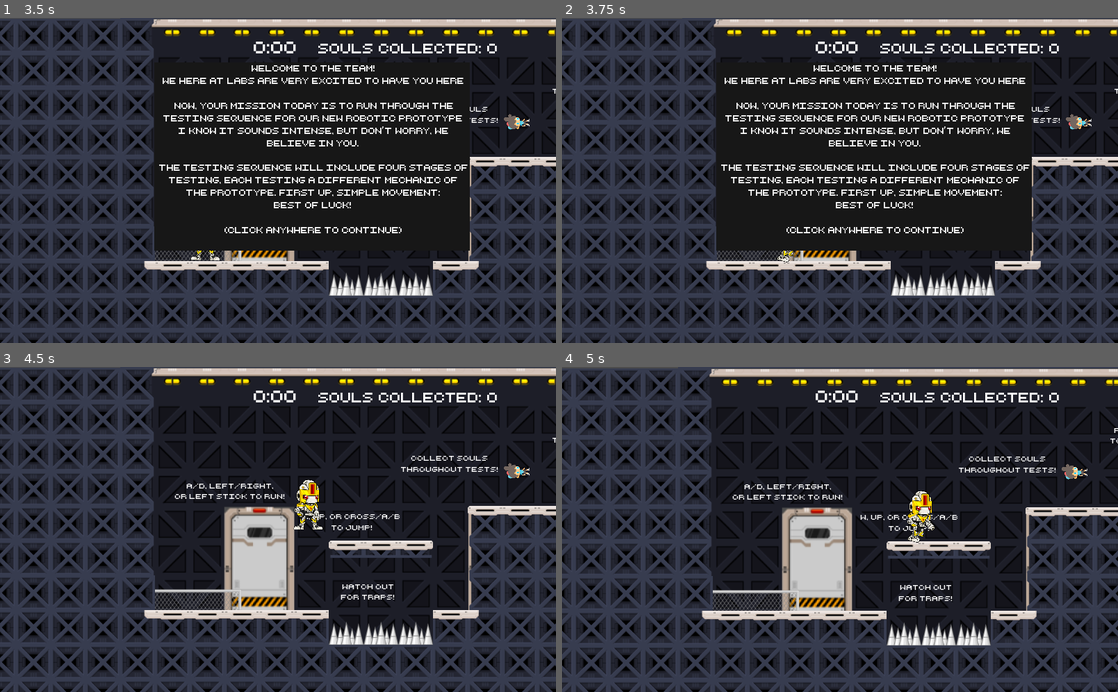
Above: before the commit, frames 1-4 (two rows, left to right).
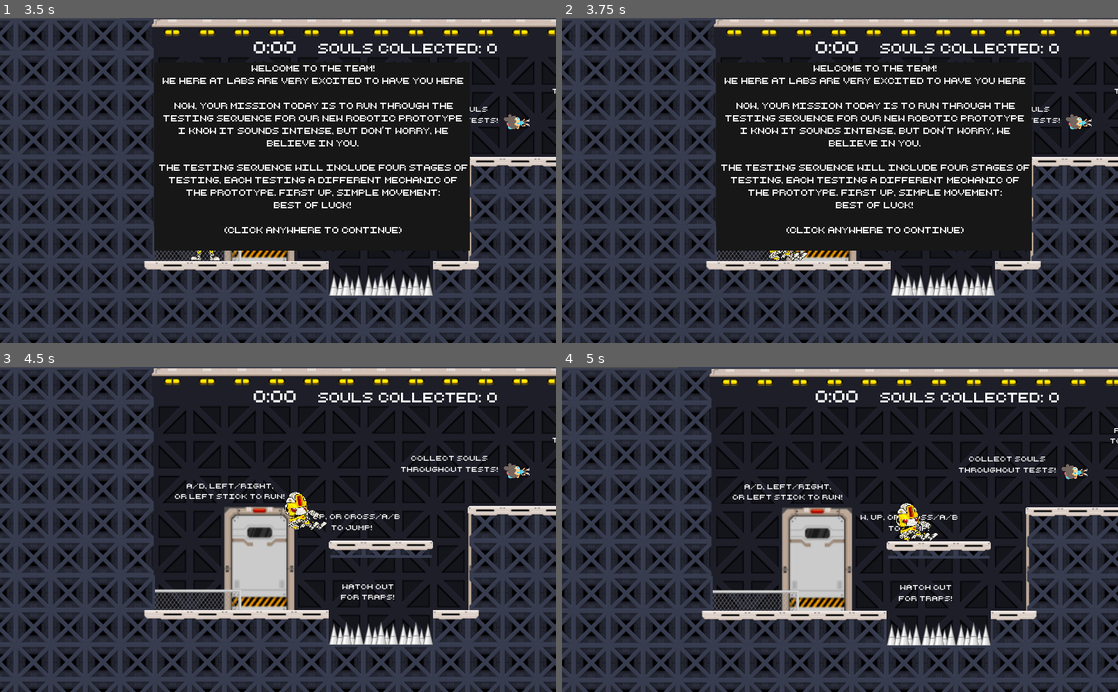
Above: after the commit, the same moments.

Repository: astafford2/LABS-PlatformerExperiment
Game: Godot game, scene res://src/TitleScreen.tscn
Two runs of this game, one before a commit and one after it. Both use one fixed random seed, a clock stepped at 60 frames per second and the inputs below.
Inputs:
- Up to frame 1 (3.5 s): hold Right (move_right) 0.53-2.03 s; tap Space (melee) at 0.6, 1.55, 2.1 s; tap Up (jump) at 0.77, 1.52 s; tap Ctrl (slide) at 0.8, 1.35, 2.3 s; hold Left (move_left) 2.03-2.75 s; click "BEGIN" at 2.75 s
- Up to frame 2 (3.75 s): tap Enter at 3.5 s; hold Right (move_right) from 3.53 s (still down); tap Ctrl (slide) at 3.6 s
- Up to frame 3 (4.5 s): keep holding Right (move_right); tap Up (jump) at 3.77 s; tap Space (melee) at 3.8, 4.35 s; tap Escape (congrats_continue) at 4.25 s
- Up to frame 4 (5 s): keep holding Right (move_right); tap Up (jump) at 4.52 s; tap Ctrl (slide) at 4.55 s

Frame 1 is identical in both runs. In frame 2, 0.2% of the frame differs, in the area x 37-45%, y 71-76%; in frame 3, 0.7%; in frame 4, 0.7%, in the area x 60-68%, y 38-55%.
Error in both runs: Invalid operands 'RID' and 'int' in operator '=='. (res://src/Level-1.gd:104)

Commit message:
Play slide animation when input pressed
also return to previous animation once finished

Diff:
--- a/project/src/Player.gd
+++ b/project/src/Player.gd
@@ -46,10 +46,10 @@
 	_velocity.y += GRAVITY * delta
 
 	if melee_enabled and Input.is_action_just_pressed("melee"):
-		attack_melee(player_sprite.animation  if player_sprite.animation != "melee" else "idle")
+		attack_melee(player_sprite.animation if player_sprite.animation != "melee" else "idle")
 
 	if projectile_enabled and Input.is_action_just_pressed("projectile"):
-		attack_projectile(player_sprite.animation  if player_sprite.animation != "projectile" else "idle")
+		attack_projectile(player_sprite.animation if player_sprite.animation != "projectile" else "idle")
 
 	if Input.is_action_pressed("move_right"):
 		player_sprite.flip_h = false
@@ -66,9 +66,14 @@
 	else:
 		_velocity.x = 0
 
+	if Input.is_action_just_pressed("slide"):
+		player_slide(player_sprite.animation if player_sprite.animation != "slide" else "idle")
+
 	if player_sprite.animation == "melee":
 		pass
 	elif player_sprite.animation == "projectile":
+		pass
+	elif player_sprite.animation == "slide":
 		pass
 	elif is_on_floor():
 		player_sprite.animation = "run" if abs(_velocity.x) > 0 else "idle"
@@ -95,6 +100,12 @@
 	_velocity = move_and_slide(_velocity, Vector2.UP)
 
 
+func player_slide(current_anim):
+	prev_anim = current_anim
+	player_sprite.animation = "slide"
+	player_sprite.play()
+
+
 func attack_melee(current_anim):
 	prev_anim = current_anim
 	current_melee_collision.disabled = false
@@ -119,6 +130,8 @@
 		melee_collision_left.disabled = true
 		melee_collision_right.disabled = true
 	if player_sprite.animation == "projectile":
+		player_sprite.animation = prev_anim
+	if player_sprite.animation == "slide":
 		player_sprite.animation = prev_anim
 
 
--- a/project/src/Player.tscn
+++ b/project/src/Player.tscn
@@ -133,7 +133,7 @@
 [node name="AnimatedSprite" type="AnimatedSprite" parent="."]
 scale = Vector2( 0.2, 0.2 )
 frames = SubResource( 1 )
-animation = "slide"
+animation = "idle"
 
 [node name="PlayerShape" type="CollisionShape2D" parent="."]
 position = Vector2( -4.48985, 2.24493 )
--- a/project/src/Testing.tscn
+++ b/project/src/Testing.tscn
@@ -926,7 +926,7 @@
 [node name="Floor" type="TileMap" parent="."]
 tile_set = SubResource( 22 )
 format = 1
-tile_data = PoolIntArray( -131072, 17, 0, -131071, 17, 0, -1 …(2250 unchanged characters)… , 524286, 17, 0, 524287, 18, 0, 458773, 17, 0, 458803, 16, 0, 458804, 17, 0, 45880 …(1180 unchanged characters)…
+tile_data = PoolIntArray( -131072, 17, 0, -131071, 17, 0, -1 …(2250 unchanged characters)… , 524286, 17, 0, 524287, 18, 0, 458773, 22, 0, 458803, 16, 0, 458804, 17, 0, 45880 …(1180 unchanged characters)…
 
 [node name="Player" parent="." instance=ExtResource( 17 )]
 position = Vector2( 80.7981, 523.927 )
